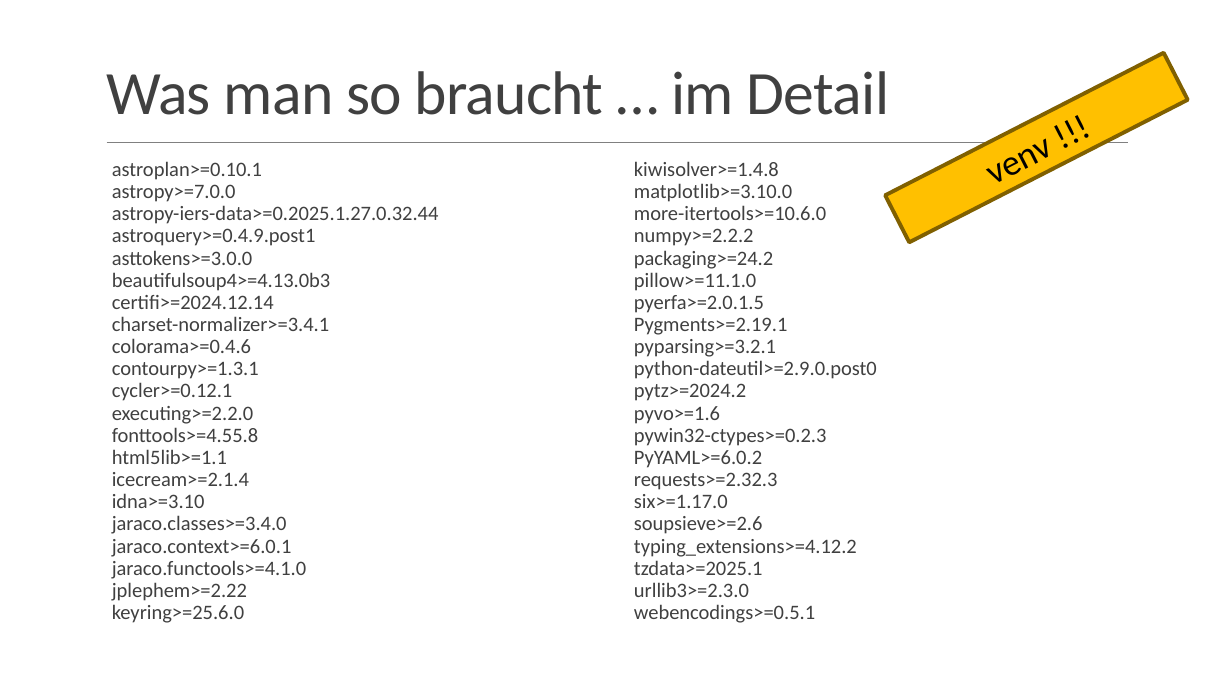
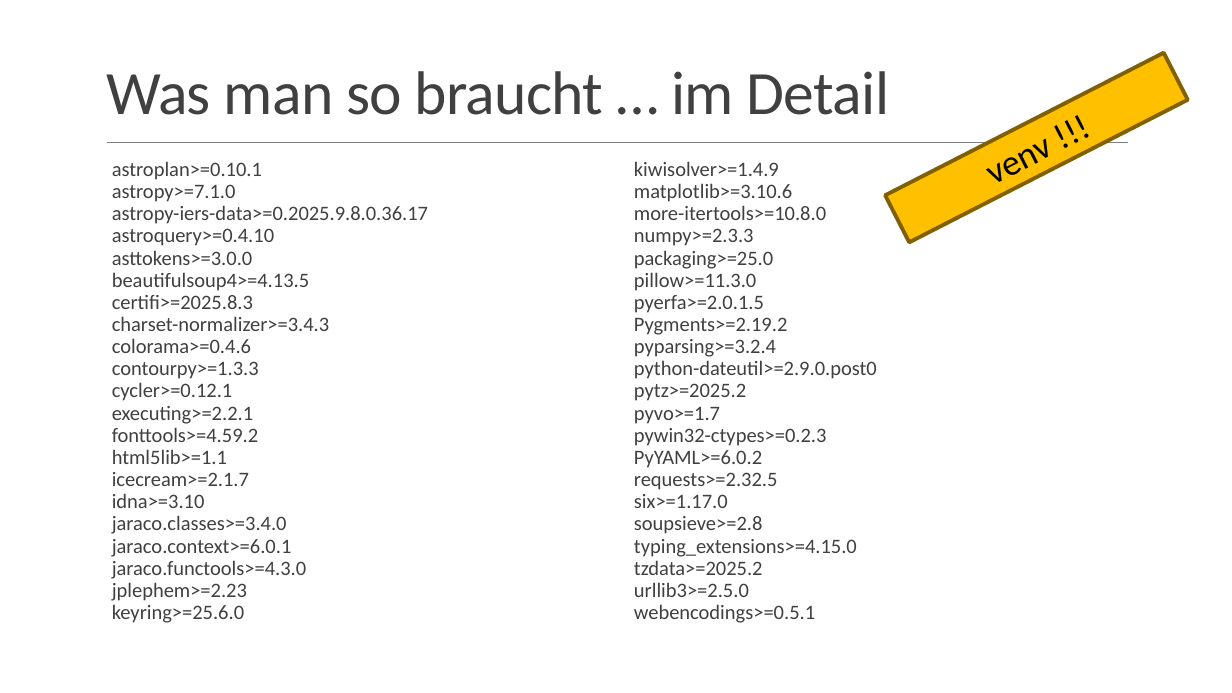
Before and after one commit to phtnnz/astropy-workbench, a slide deck: slide 3 of doc/Astropy-and-Friends.pptx. Drawn at 1232x693 pixels with LibreOffice and Linux fonts; fonts in the diff are those of the drawing; background and template pictures are left out. Boxes give left, top, right and bottom in pixels: in the first picture for what was removed or moved away, otherwise in the second. Text is boxed around its words. In the diff, an @@ line names an element or a change of style, - is before the commit and + after.

Commit message:
Updated PPT presentation

```diff
--- a/doc/Astropy-and-Friends.pptx
+++ b/doc/Astropy-and-Friends.pptx
@@ text at [634, 161, 826, 291]: text changed @@
-  kiwisolver>=1.4.8
-  matplotlib>=3.10.0
-  more-itertools>=10.6.0
-  numpy>=2.2.2
-  packaging>=24.2
-  pillow>=11.1.0
+  kiwisolver>=1.4.9
+  matplotlib>=3.10.6
+  more-itertools>=10.8.0
+  numpy>=2.3.3
+  packaging>=25.0
+  pillow>=11.3.0
@@ text at [112, 184, 428, 246]: text changed @@
-  astropy>=7.0.0
-  astropy-iers-data>=0.2025.1.27.0.32.44
-  astroquery>=0.4.9.post1
+  astropy>=7.1.0
+  astropy-iers-data>=0.2025.9.8.0.36.17
+  astroquery>=0.4.10
@@ text at [112, 272, 329, 331]: text changed @@
-  beautifulsoup4>=4.13.0b3
-  certifi>=2024.12.14
-  charset-normalizer>=3.4.1
+  beautifulsoup4>=4.13.5
+  certifi>=2025.8.3
+  charset-normalizer>=3.4.3
@@ text at [634, 317, 787, 357]: text changed @@
-  Pygments>=2.19.1
-  pyparsing>=3.2.1
+  Pygments>=2.19.2
+  pyparsing>=3.2.4
@@ text at [112, 361, 259, 379]: text changed @@
-  contourpy>=1.3.1
+  contourpy>=1.3.3
@@ text at [634, 383, 746, 424]: text changed @@
-  pytz>=2024.2
-  pyvo>=1.6
+  pytz>=2025.2
+  pyvo>=1.7
@@ text at [112, 406, 258, 442]: text changed @@
-  executing>=2.2.0
-  fonttools>=4.55.8
+  executing>=2.2.1
+  fonttools>=4.59.2
@@ text at [112, 472, 249, 486]: text changed @@
-  icecream>=2.1.4
+  icecream>=2.1.7
@@ text at [634, 472, 778, 490]: text changed @@
-  requests>=2.32.3
+  requests>=2.32.5
@@ text at [634, 516, 857, 597]: text changed @@
-  soupsieve>=2.6
-  typing_extensions>=4.12.2
-  tzdata>=2025.1
-  urllib3>=2.3.0
+  soupsieve>=2.8
+  typing_extensions>=4.15.0
+  tzdata>=2025.2
+  urllib3>=2.5.0
@@ text at [112, 560, 306, 601]: text changed @@
-  jaraco.functools>=4.1.0
-  jplephem>=2.22
+  jaraco.functools>=4.3.0
+  jplephem>=2.23
@@ text at [634, 560, 763, 575]: text changed @@
-2025-02-24
+2025-10-11
```
Also in this commit, not shown: 10 other slides changed, 1 other file.
